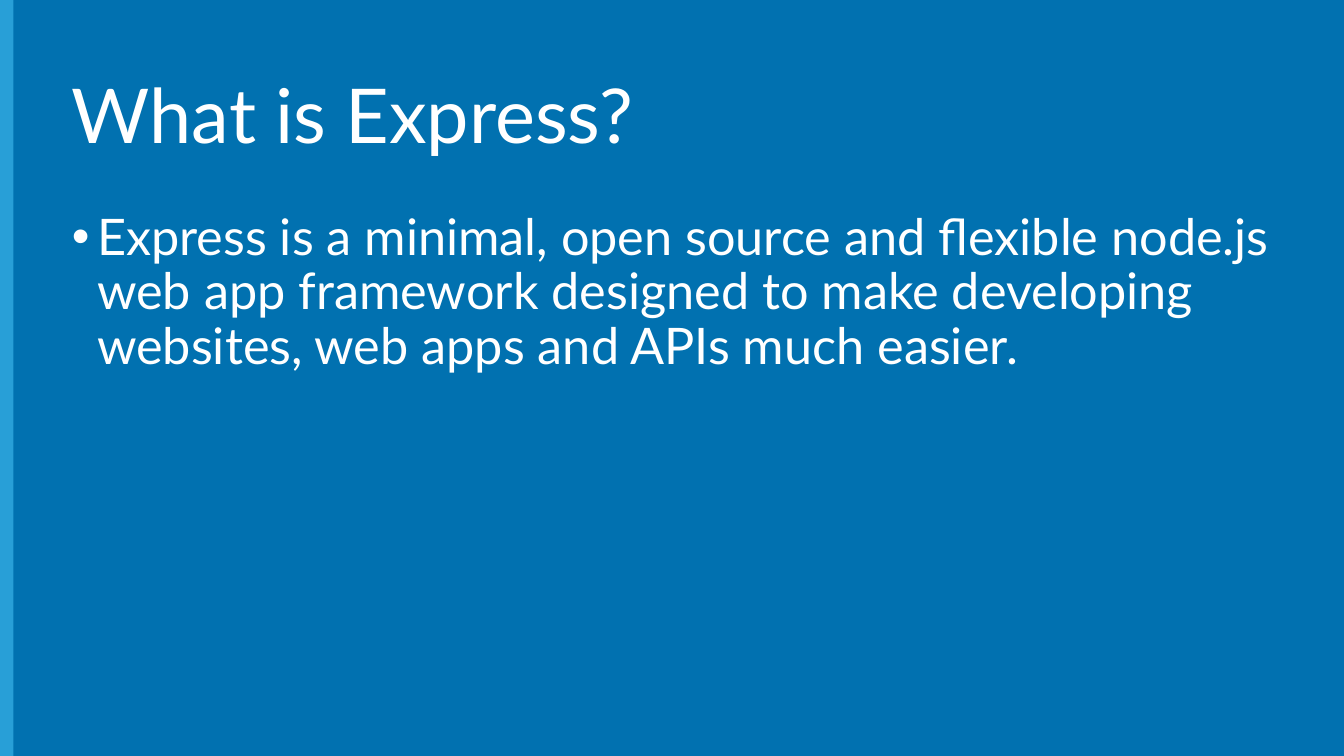
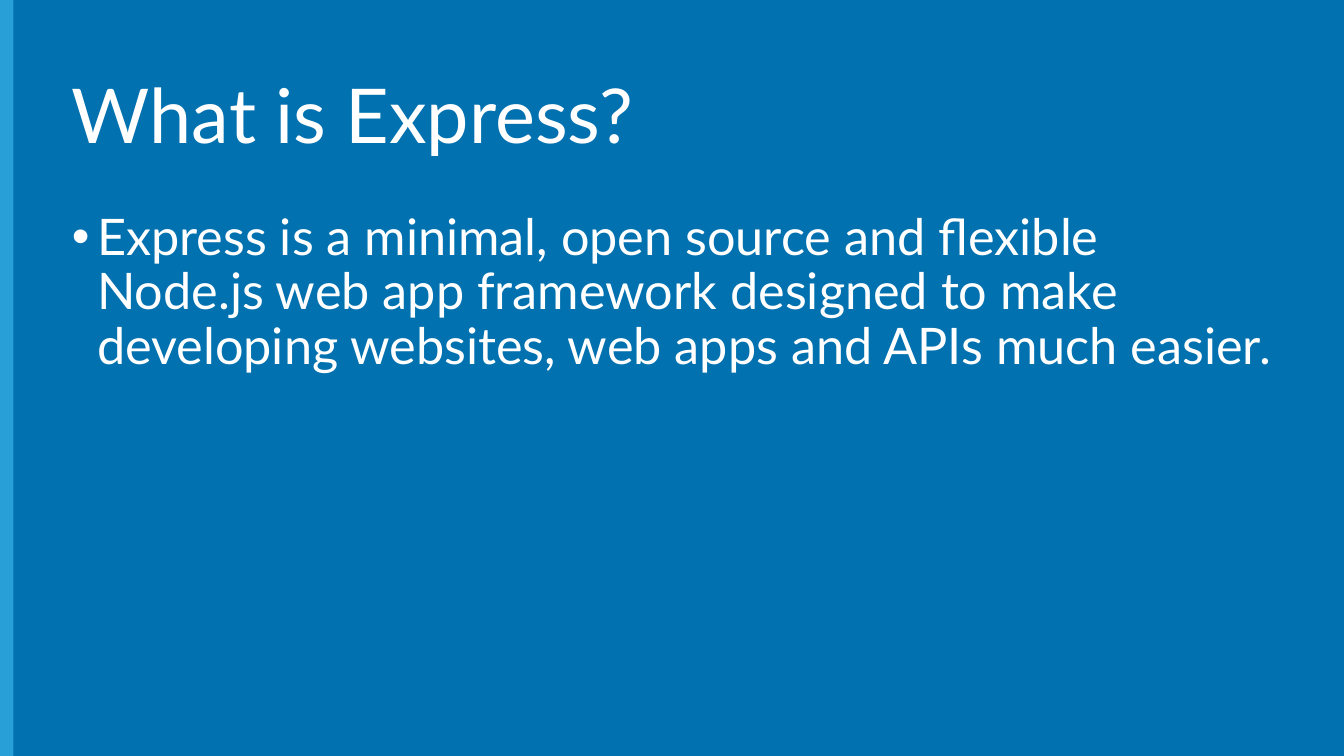
Before and after one commit to Microsoft-Web/NodeCamp, a slide deck: slide 4 of Presentation/IntroToExpress/IntroToExpress.pptx. Drawn at 1344x756 pixels with LibreOffice and Linux fonts; fonts in the diff are those of the drawing; background and template pictures are left out. Boxes give left, top, right and bottom in pixels: in the first picture for what was removed or moved away, otherwise in the second. Text is boxed around its words. In the diff, an @@ line names an element or a change of style, - is before the commit and + after.

Commit message:
Update steps and add new slides for IntroToNode and IntroToExpress demos and presentations.

```diff
--- a/Presentation/IntroToExpress/IntroToExpress.pptx
+++ b/Presentation/IntroToExpress/IntroToExpress.pptx
@@ text at (x1=97, y1=218, x2=1271, y2=373): text changed @@
-• Express is a minimal, open source and flexible node.js web app framework designed to make developing websites, web apps and APIs much easier.
+• Express is a minimal, open source and flexible Node.js web app framework designed to make developing websites, web apps and APIs much easier.
```
Also in this commit, not shown: 1 other slide changed, 2 slides added, 4 other files.
